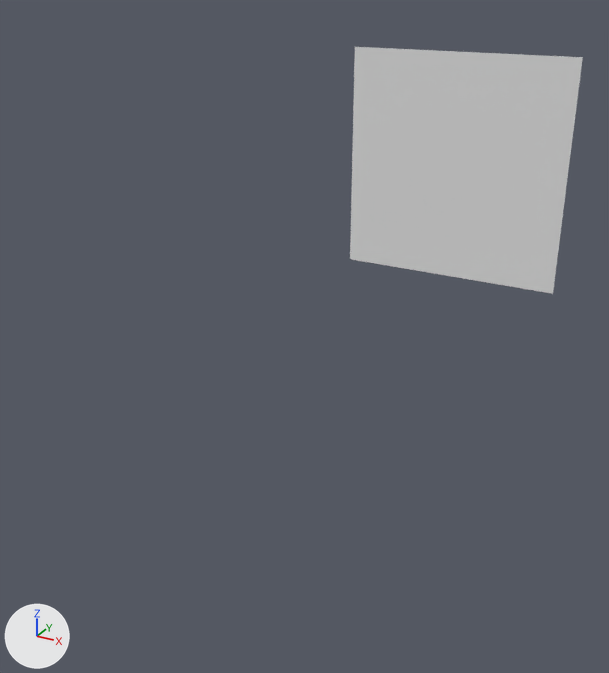
The OBJ model Assets/Tiled2Unity/Meshes/first_draft.obj: old version first, new version second.
Both versions are drawn from a 50 mm camera at (2.33, -11.55, 1.06) aimed at (-4.19, 0.3, -4.86). Every picture has the same lights, and +X, +Y and +Z are marked at lower left. Where no turn or scale is listed for an object, it has been applied to the vertices.

In view in the first picture: 'first_draft'.
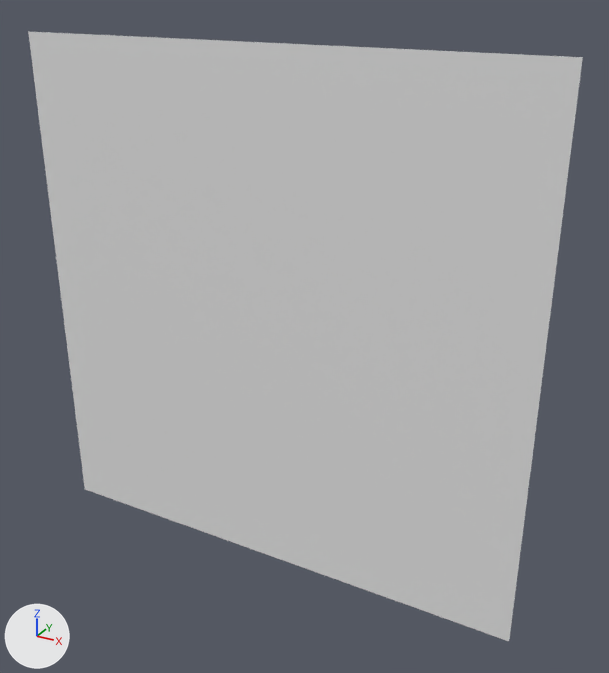
The edits, one by one:
me_first_draft is used by ob_first_draft; location (0.0, 0.0, 0.0).
me_first_draft had 441 vertices, 400 faces and spanned x -3.2..0.0, y 0.0, z -3.2..0.0.
me_first_draft now has 3721 vertices, 3600 faces and spans x -9.6..0.0, y 0.0, z -9.6..0.0.
me_first_draft part 1: 3280 vertices added at x -9.6..0.0, y 0.0, z -9.6..0.0.

Pixel boxes (x1, y1, x2, y2) of what changed, in the pictures (609 x 673 px):
'first_draft', reshaped (138% wider, 146% taller): before (350, 47, 583, 294); after (28, 31, 583, 641)
part 1 of me_first_draft, added: after (28, 31, 553, 641)
